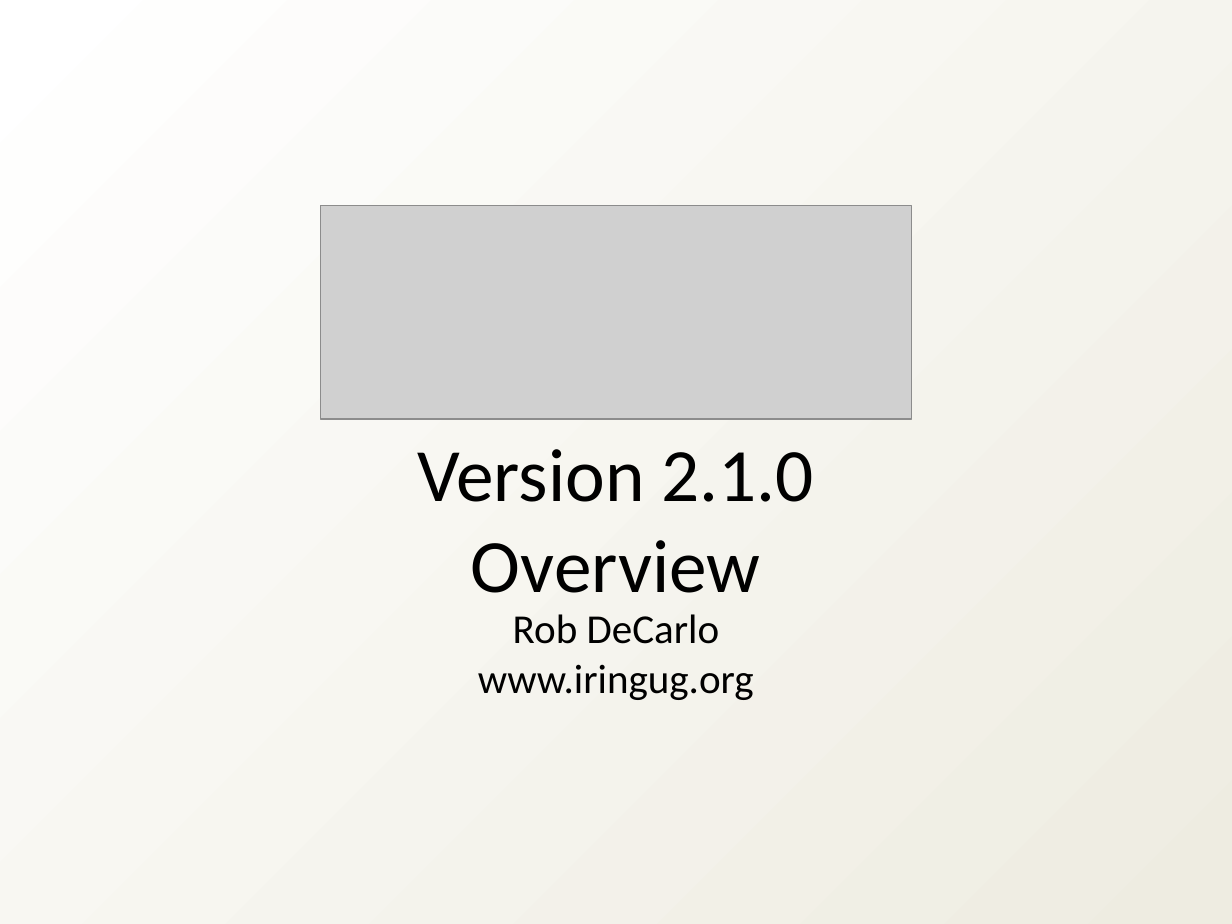
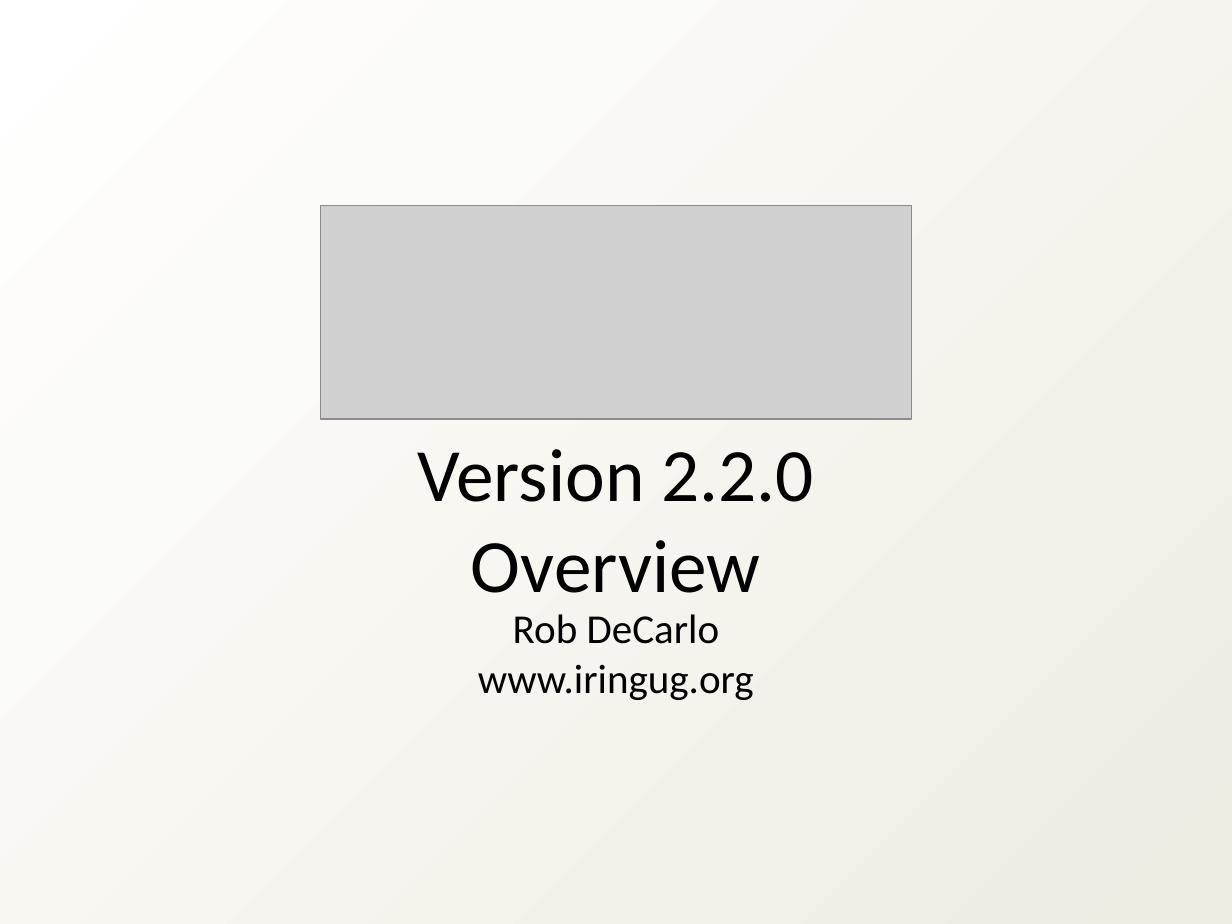
Before and after one commit to heyena/iring-tools, a slide deck: slide 1 of trunk/Documentation/iRINGTools_Overview_v2.1.0.ppt. Drawn at 1232x924 pixels with LibreOffice and Linux fonts; fonts in the diff are those of the drawing; grey boxes stand for pictures. Boxes give left, top, right and bottom in pixels: in the first picture for what was removed or moved away, otherwise in the second. Text is boxed around its words. In the diff, an @@ line names an element or a change of style, - is before the commit and + after.

```diff
--- a/trunk/Documentation/iRINGTools_Overview_v2.1.0.ppt
+++ b/trunk/Documentation/iRINGTools_Overview_v2.1.0.ppt
@@ title at bbox=[417, 449, 814, 593]: text changed @@
-Version 2.1.0
-Overview
+Version 2.2.0
+Overview
```
Also in this commit, not shown: 1 other slide changed, 18 slides added, 17 slides removed, 1 other file.
